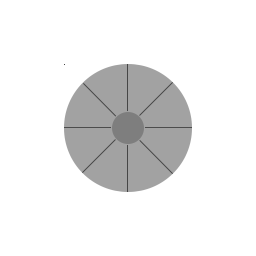
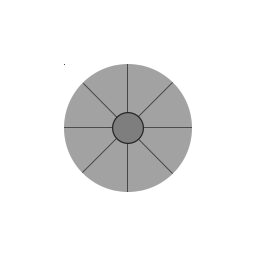
Two versions of the same layered image (256 x 256). Layer-by-layer changes:
painted on "Background copy" over [112, 112, 144, 144]
